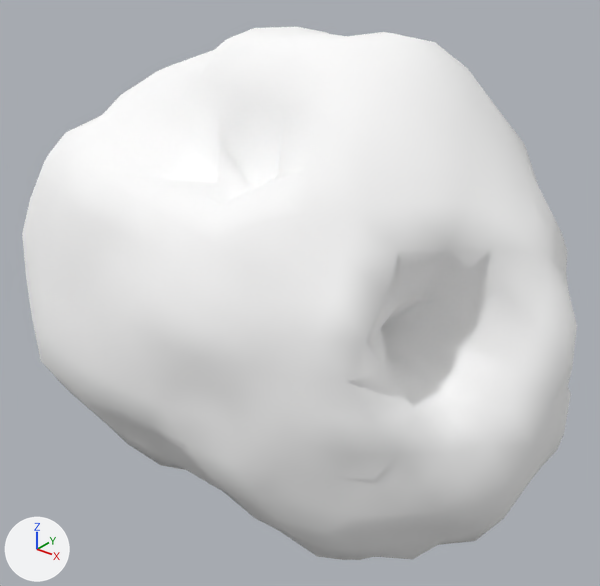
Before and after pictures for a commit that changed the glTF model assets/asteroids/asteroid_29.glb.
One viewpoint serves both versions: a 50 mm camera at (1.435, -1.845, 1.22) aimed at (-0.047, 0.008, 0.071). The lights are fixed; the arrows at lower left show +X, +Y and +Z. The picture after the commit comes second. Vertices at exactly the same position are counted once.

Objects in the first picture: 'Asteroid_29'.
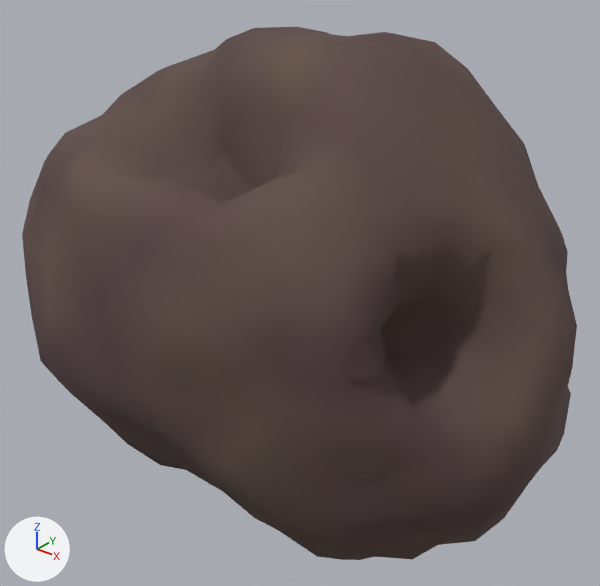
Where the change shows, as pixel boxes [x1, y1, x2, y2] in the pictures (600 x 586 px):
'Asteroid_29', recoloured (darker): [22, 27, 577, 560] in both

Patch to the scene script:
```diff
--- a/assets/asteroids/asteroid_29.glb.py
+++ b/assets/asteroids/asteroid_29.glb.py
@@ mat_asteroidrock_29 @@
 n0 = _N.new('ShaderNodeBsdfPrincipled'); n0.name = 'Principled BSDF'
-n0.inputs[0].default_value = (1.0, 1.0, 1.0, 1.0)  # 'Base Color', white #ffffff
-n0.inputs[1].default_value = 0.0178  # 'Metallic'
-n0.inputs[2].default_value = 0.963  # 'Roughness'
+n0.inputs[1].default_value = 0.0132  # 'Metallic'
+n0.inputs[2].default_value = 0.874  # 'Roughness'
 n1 = _N.new('ShaderNodeOutputMaterial'); n1.name = 'Material Output'
+n2 = _N.new('ShaderNodeVertexColor'); n2.name = 'Color Attribute'
 _L.new(n0.outputs[0], n1.inputs[0])  # 'BSDF' to 'Surface'
+_L.new(n2.outputs[0], n0.inputs[0])  # 'Color' to 'Base Color'
@@ me_icosphere @@
 me_icosphere.from_pydata(...)  # 642 vertices, 1280 faces; spans x -1.01..0.87, y -0.65..0.64, z -0.73..0.89
 # used by ob_asteroid_29; location = (0.0, 0.0, 0.0)
+# me_icosphere part 1: vertex colours changed
 me_icosphere.materials.append(mat_asteroidrock_29)
```
